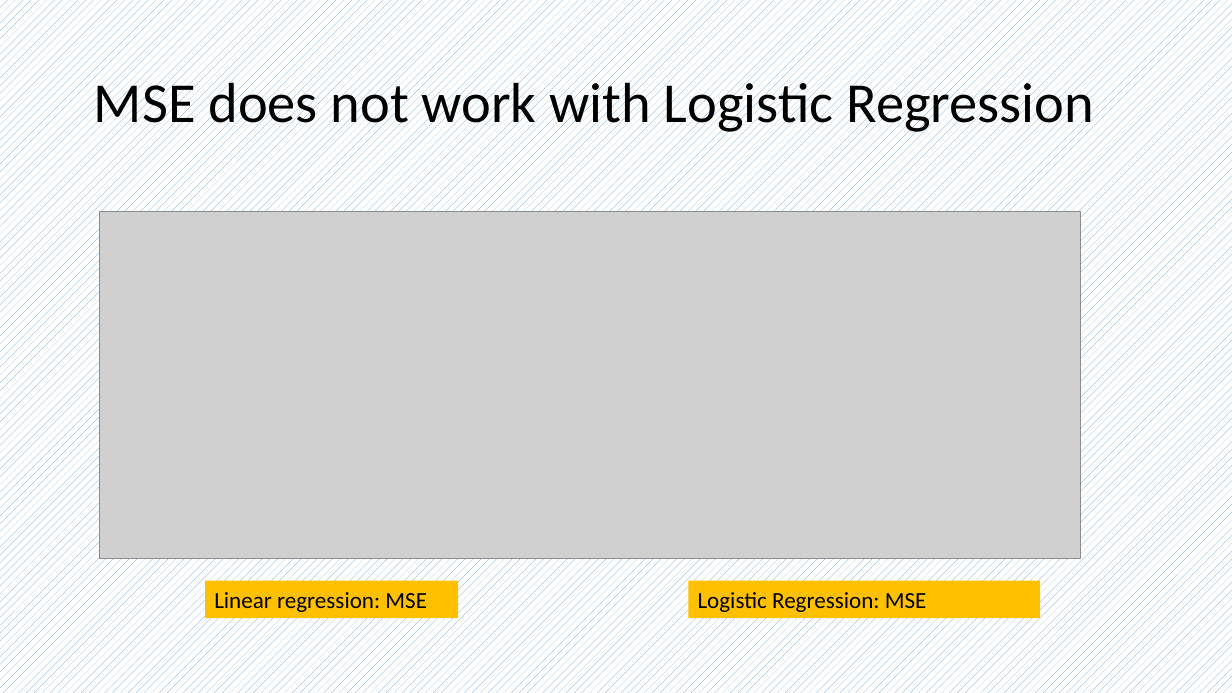
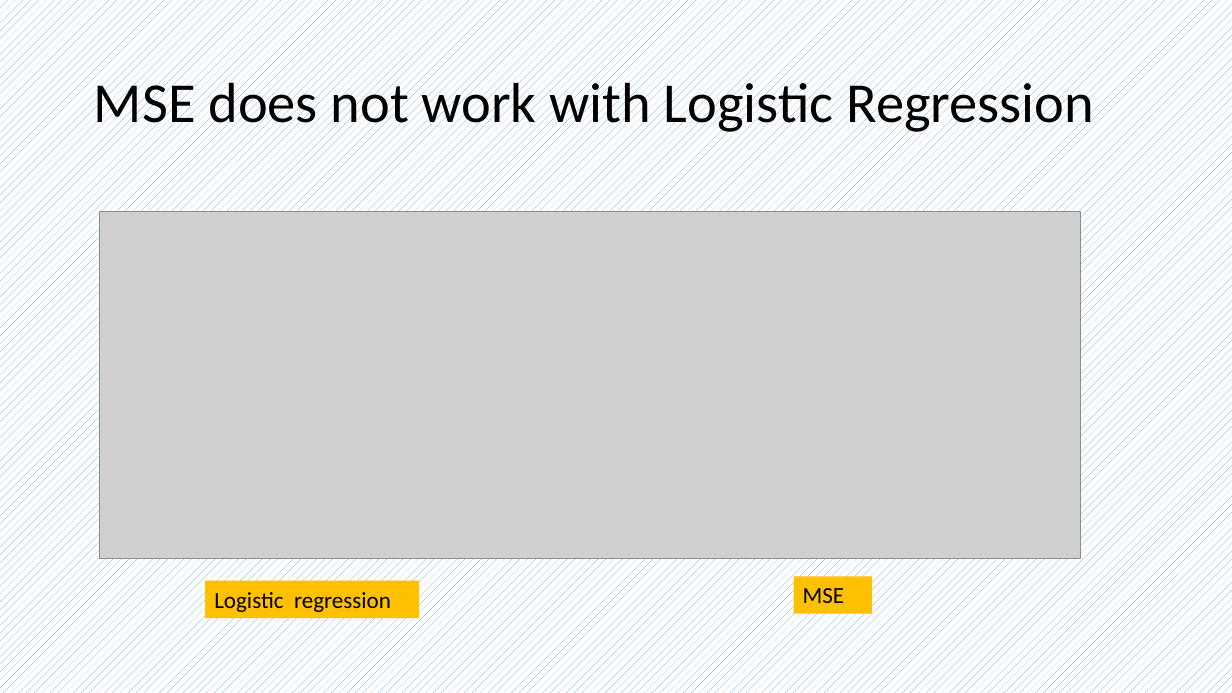
Before and after one commit to frankwxu/AI4DigitalForensics, a slide deck: slide 6 of lectures/05_binary_classification_1_to_1/binary_classification.pptx (slide 5 before the commit). Drawn at 1232x693 pixels with LibreOffice and Linux fonts; fonts in the diff are those of the drawing; grey boxes stand for pictures; background and template pictures are left out. Boxes give left, top, right and bottom in pixels: in the first picture for what was removed or moved away, otherwise in the second. Text is boxed around its words. In the diff, an @@ line names an element or a change of style, - is before the commit and + after.

Commit message:
updated some lectures

```diff
--- a/lectures/05_binary_classification_1_to_1/binary_classification.pptx
+++ b/lectures/05_binary_classification_1_to_1/binary_classification.pptx
@@ rectangle "Logistic regression": place and size @@
-rectangle "Logistic regression" at <box>205,581,458,618</box>
+rectangle "Logistic regression" at <box>205,581,420,618</box>
@@ text in rectangle at <box>214,592,391,612</box>: text changed @@
-Linear regression: MSE
+Logistic regression
@@ rectangle "MSE": place and size @@
-rectangle "MSE" at <box>689,581,1041,618</box>
+rectangle "MSE" at <box>794,577,872,614</box>
@@ text in rectangle at <box>803,588,845,603</box>: text changed @@
-Logistic Regression: MSE
+MSE
```
Also in this commit, not shown: 1 other slide changed, 1 slide added, 6 other files.
